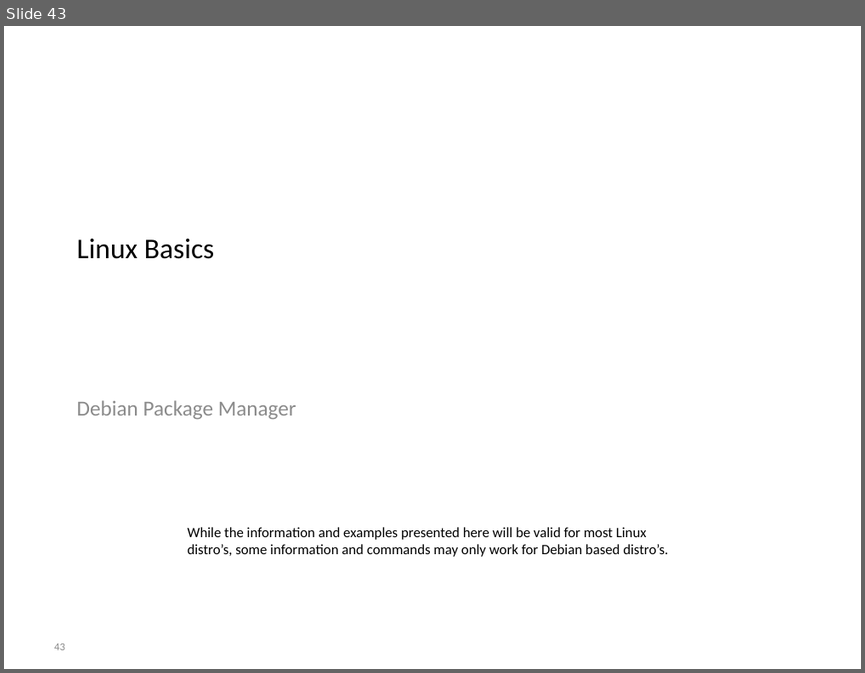
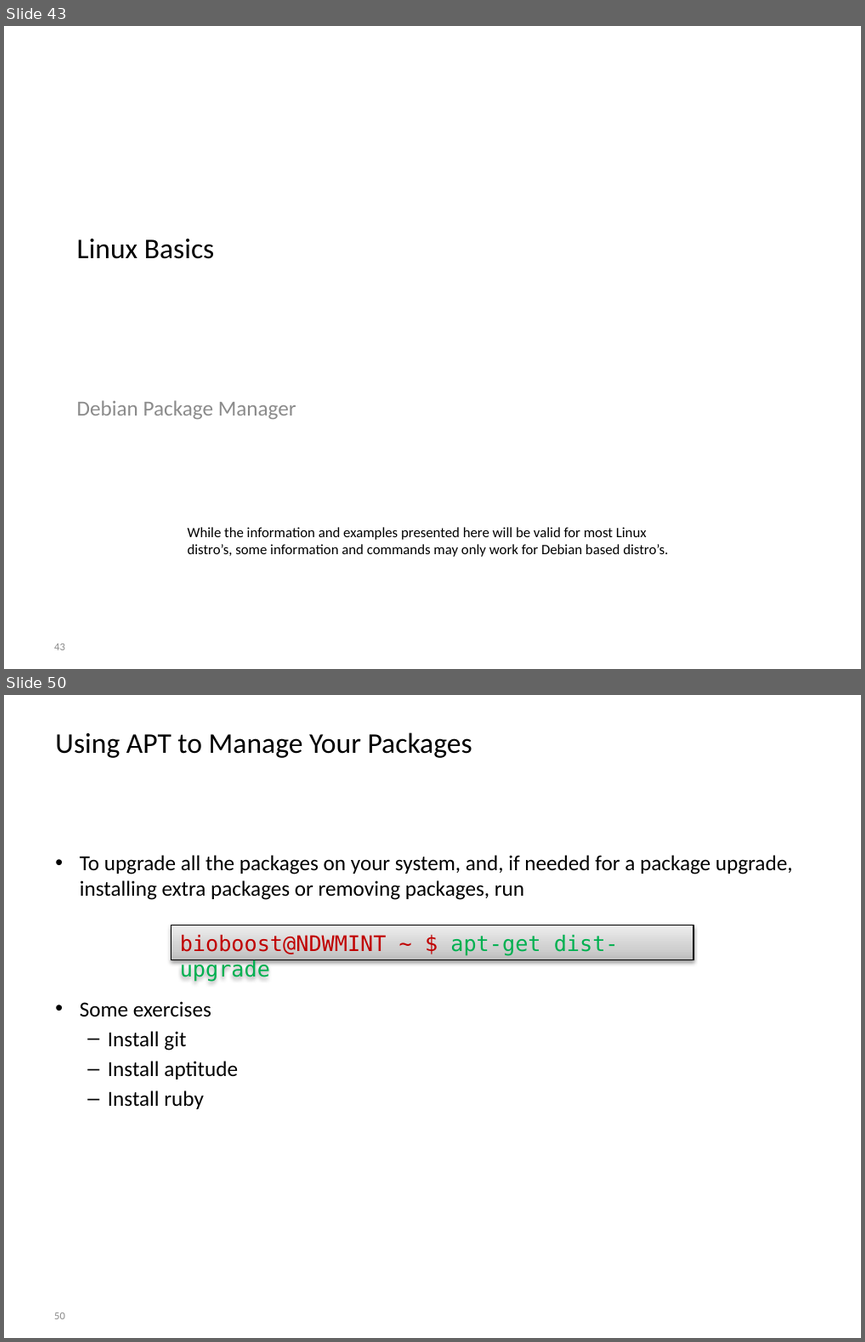
Before and after one commit to BioBoost/multimediatechnieken, a slide deck: slides/introduction_to_linux.pptx. Shown one above the other, each under a label of ours: slide 43 before the commit, slides 43 and 50 after it; the slides between them are not shown. The pictures are 865x673 and 865x1342 pixels, drawn with LibreOffice and Linux fonts; fonts in the diff are those of the drawing; background and template pictures are left out. Boxes give left, top, right and bottom in pixels: in the first picture for what was removed or moved away, otherwise in the second. Text is boxed around its words. In the diff, an @@ line names an element or a change of style, - is before the commit and + after.

Commit message:
Add slides on apt-get and package managers

```diff
--- a/slides/introduction_to_linux.pptx
+++ b/slides/introduction_to_linux.pptx
@@ slide 50 added at bbox=[4, 695, 861, 1338], background picture (left out) @@
@@ title added at bbox=[55, 732, 472, 758], 24 pt, text #000000 @@
+Using APT to Manage Your Packages
@@ text added at bbox=[80, 855, 793, 1109], 18 pt, text #000000 @@
+• To upgrade all the packages on your system, and, if needed for a package upgrade, installing extra packages or removing packages, run
+• Some exercises
+  – Install git
+  – Install aptitude
+  – Install ruby
@@ rectangle added at bbox=[171, 925, 692, 959], fill gradient #BDBDBD to #D1D1D1 to #EEEEEE, outline #000000 0.75 pt, 18 pt, text #00B050 @@
+bioboost@NDWMINT ~ $ apt-get dist-upgrade
@@ page number added at bbox=[54, 1312, 65, 1319], 9 pt, text #8C8C8C @@
+50
```
Also in this commit, not shown: 9 other slides added, 1 other file.
